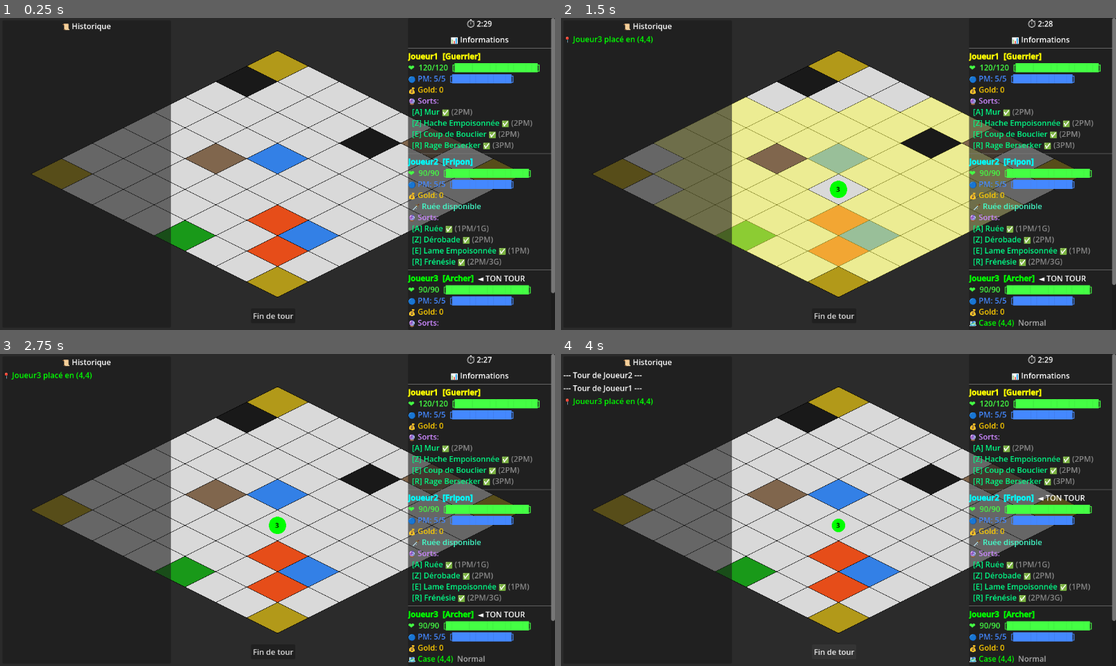
Above: before the commit, frames 1-4 (two rows, left to right).
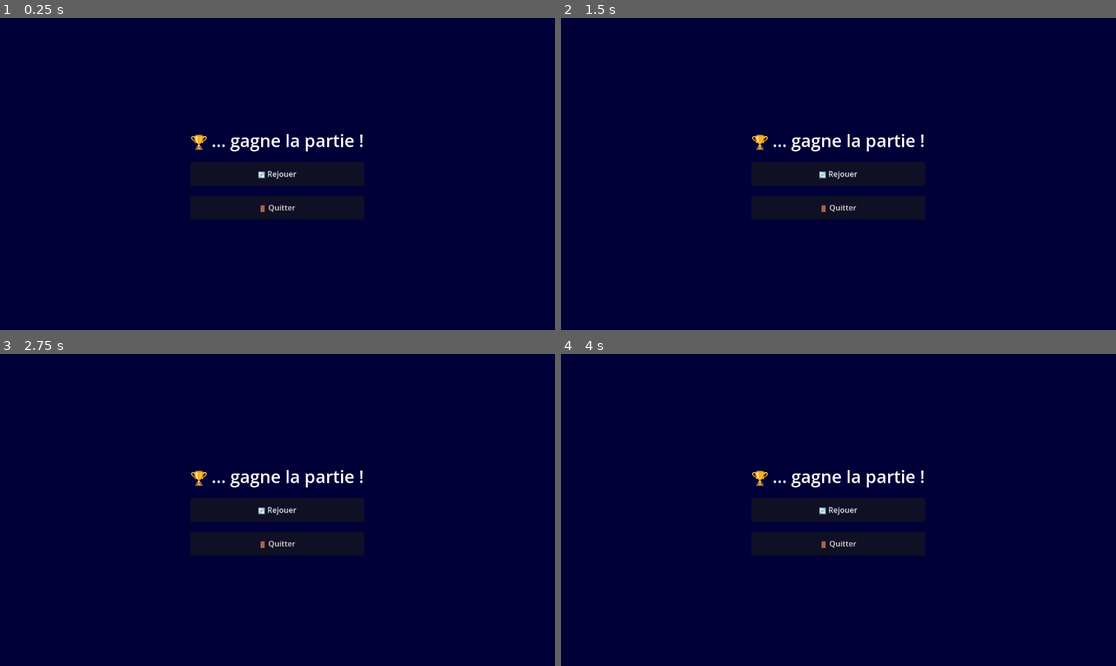
Above: after the commit, the same moments.

Repository: Brsa-Dev/ChessGame
Game: Godot game, scene res://main.tscn
Two runs of this game, one before a commit and one after it. Both use one fixed random seed, a clock stepped at 60 frames per second and the inputs below.
Inputs (mouse positions are in pixels of both pictures, inside the frame that each line leads up to):
- Up to frame 1 (0.25 s): no input
- Up to frame 2 (1.5 s): click (838, 174) at 0.5 s, where only the run after the commit has a clickable "🔄 Rejouer"; click (838, 174) at 1.25 s, where only the run after the commit has a clickable "🔄 Rejouer"
- Up to frame 3 (2.75 s): click (277, 510) at 2 s, where only the run after the commit has a clickable "🔄 Rejouer"
- Up to frame 4 (4 s): click "Fin de tour" at 2.75 s; click "Fin de tour" at 3.5 s

The runs differ from the first frame. In frame 1, 100% of the frame differs, in the area x 0-100%, y 0-100%; in frame 2, 100%; in frame 3, 100%; in frame 4, 100%.

Commit message:
KAN-16 feat: push Claude

Diff:
--- /dev/null
+++ b/chess-game/UI/game_over_ui.gd
@@ -0,0 +1,54 @@
+# =======================================================
+# UI/game_over_ui.gd
+# -------------------------------------------------------
+# Écran de fin de partie.
+# La structure visuelle est dans game_over_ui.tscn —
+# ce script ne gère que la logique (affichage + boutons).
+# =======================================================
+extends CanvasLayer
+
+
+# -------------------------------------------------------
+# Références aux nœuds de la scène — assignées
+# automatiquement grâce aux chemins dans main.tscn
+# -------------------------------------------------------
+@onready var _label_titre  : Label  = $CenterContainer/VBoxContainer/LabelTitre
+@onready var _btn_rejouer  : Button = $CenterContainer/VBoxContainer/BoutonRejouer
+@onready var _btn_quitter  : Button = $CenterContainer/VBoxContainer/BoutonQuitter
+
+
+# =======================================================
+# INITIALISATION
+# =======================================================
+func _ready() -> void:
+	# Connecte les boutons à leurs callbacks
+	_btn_rejouer.pressed.connect(_on_rejouer)
+	_btn_quitter.pressed.connect(_on_quitter)
+
+
+# =======================================================
+# API PUBLIQUE
+# -------------------------------------------------------
+# Appelée par main.gd quand un vainqueur est désigné.
+# =======================================================
+func afficher(vainqueur: Node) -> void:
+	_label_titre.text = "🏆 %s gagne la partie !" % vainqueur.name
+	visible = true
+
+
+# =======================================================
+# CALLBACKS BOUTONS
+# =======================================================
+
+# -------------------------------------------------------
+# Recharge toute la scène — remet TOUT à zéro.
+# -------------------------------------------------------
+func _on_rejouer() -> void:
+	get_tree().reload_current_scene()
+
+
+# -------------------------------------------------------
+# Ferme l'application proprement.
+# -------------------------------------------------------
+func _on_quitter() -> void:
+	get_tree().quit()
--- /dev/null
+++ b/chess-game/UI/game_over_ui.tscn
@@ -0,0 +1,43 @@
+[gd_scene format=3 uid="uid://b8rphx2pexhby"]
+
+[ext_resource type="Script" uid="uid://vyofdtrdjx0t" path="res://UI/game_over_ui.gd" id="1_t05f7"]
+
+[node name="GameOverUi" type="CanvasLayer" unique_id=977531849]
+script = ExtResource("1_t05f7")
+
+[node name="ColorRect" type="ColorRect" parent="." unique_id=238153609]
+anchors_preset = 15
+anchor_right = 1.0
+anchor_bottom = 1.0
+grow_horizontal = 2
+grow_vertical = 2
+color = Color(0, 0, 0.22352941, 1)
+
+[node name="CenterContainer" type="CenterContainer" parent="." unique_id=2066253785]
+anchors_preset = 15
+anchor_right = 1.0
+anchor_bottom = 1.0
+grow_horizontal = 2
+grow_vertical = 2
+
+[node name="VBoxContainer" type="VBoxContainer" parent="CenterContainer" unique_id=1761153847]
+layout_mode = 2
+theme_override_constants/separation = 20
+
+[node name="LabelTitre" type="Label" parent="CenterContainer/VBoxContainer" unique_id=2128932385]
+layout_mode = 2
+theme_override_font_sizes/font_size = 36
+text = "🏆 ... gagne la partie !"
+horizontal_alignment = 1
+
+[node name="BoutonRejouer" type="Button" parent="CenterContainer/VBoxContainer" unique_id=1118143590]
+custom_minimum_size = Vector2(200, 50)
+layout_mode = 2
+text = "🔄 Rejouer"
+
+[node name="BoutonQuitter" type="Button" parent="CenterContainer/VBoxContainer" unique_id=224161186]
+custom_minimum_size = Vector2(200, 50)
+layout_mode = 2
+text = "🚪 Quitter"
+
+[connection signal="pressed" from="CenterContainer/VBoxContainer/BoutonRejouer" to="." method="_on_rejouer"]
--- a/chess-game/main.gd
+++ b/chess-game/main.gd
@@ -28,6 +28,7 @@
 @onready var log_ui          : Node = $UI/LogUI
 @onready var hud_ui          : Node = $HudUI
 @onready var inventory_ui    : Node = $InventoryUI
+@onready var game_over_ui    : Node = $GameOverUI
 @onready var bouton_fin_tour : Node = $UI/BoutonFinTour
 
 # -------------------------------------------------------
@@ -285,10 +286,55 @@
 
 
 func _on_joueur_mort(joueur: Node) -> void:
+	# Libère la case occupée par le joueur mort
 	board.liberer_case(joueur.grid_x, joueur.grid_y)
 	_log("💀 %s est éliminé !" % joueur.name)
 	renderer.queue_redraw()
 
+	# Vérifie si la partie est terminée après chaque mort
+	_verifier_victoire()
+
+
+# -------------------------------------------------------
+# Compte les joueurs encore en vie.
+# Si un seul survit → la partie est terminée.
+# -------------------------------------------------------
+func _verifier_victoire() -> void:
+	# Filtre la liste pour ne garder que les joueurs vivants et placés
+	var survivants : Array = _joueurs.filter(
+		func(j: Node) -> bool:
+			return j.est_place and not j.est_mort
+	)
+
+	# La partie continue tant qu'il reste 2 joueurs ou plus
+	if survivants.size() > 1:
+		return
+
+	# --- 1 survivant → vainqueur désigné ---
+	if survivants.size() == 1:
+		var vainqueur : Node = survivants[0]
+		_log("🏆 %s remporte la partie !" % vainqueur.name)
+		# Désactive les inputs pour éviter que le dernier joueur
+		# puisse encore jouer pendant que l'écran de fin s'affiche
+		bouton_fin_tour.disabled = true
+		input_handler.boutique_ouverte = true  # bloque les inputs clavier/souris
+		game_over_ui.afficher(vainqueur)
+		return
+
+	# --- 0 survivant → cas extrêmement rare (mort simultanée via DoT) ---
+	# On affiche quand même un écran de fin sans vainqueur
+	_log("💀 Tous les joueurs sont éliminés — Match nul !")
+	bouton_fin_tour.disabled       = true
+	input_handler.boutique_ouverte = true
+	_label_titre_si_nul()
+
+# -------------------------------------------------------
+# Cas du match nul — on réutilise game_over_ui mais
+# avec un message différent.
+# -------------------------------------------------------
+func _label_titre_si_nul() -> void:
+	game_over_ui._label_titre.text = "💀 Match nul — Tous éliminés !"
+	game_over_ui.visible = true
 
 func _on_evenement_declenche(nom: String) -> void:
 	match nom:
--- a/chess-game/main.tscn
+++ b/chess-game/main.tscn
@@ -16,6 +16,7 @@
 [ext_resource type="Script" uid="uid://darc5cq3vg68f" path="res://Handlers/effects_handler.gd" id="14_2cqfq"]
 [ext_resource type="Script" uid="uid://cxoxcul65k54d" path="res://Handlers/sort_handler.gd" id="15_yaehf"]
 [ext_resource type="Script" uid="uid://b3b0giv8gmrun" path="res://Handlers/input_handler.gd" id="16_074og"]
+[ext_resource type="PackedScene" uid="uid://b8rphx2pexhby" path="res://UI/game_over_ui.tscn" id="17_yaehf"]
 
 [node name="Main" type="Node2D" unique_id=572728295]
 script = ExtResource("1_ig7tw")
@@ -91,5 +92,7 @@
 [node name="InputHandler" type="Node" parent="Handlers" unique_id=278738024]
 script = ExtResource("16_074og")
 
+[node name="GameOverUi" parent="." unique_id=977531849 instance=ExtResource("17_yaehf")]
+
 [connection signal="timeout" from="TourManager/Timer" to="TourManager" method="_on_timer_timeout"]
 [connection signal="pressed" from="UI/BoutonFinTour" to="." method="fin_de_tour"]
Not shown, added: chess-game/UI/game_over_ui.gd.uid
